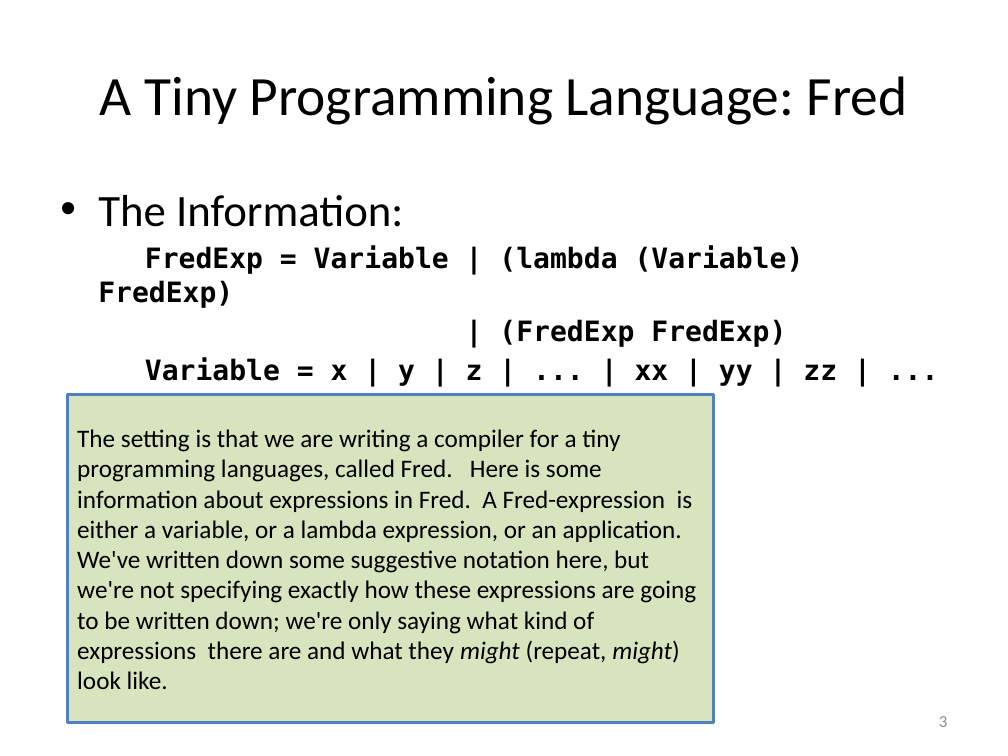
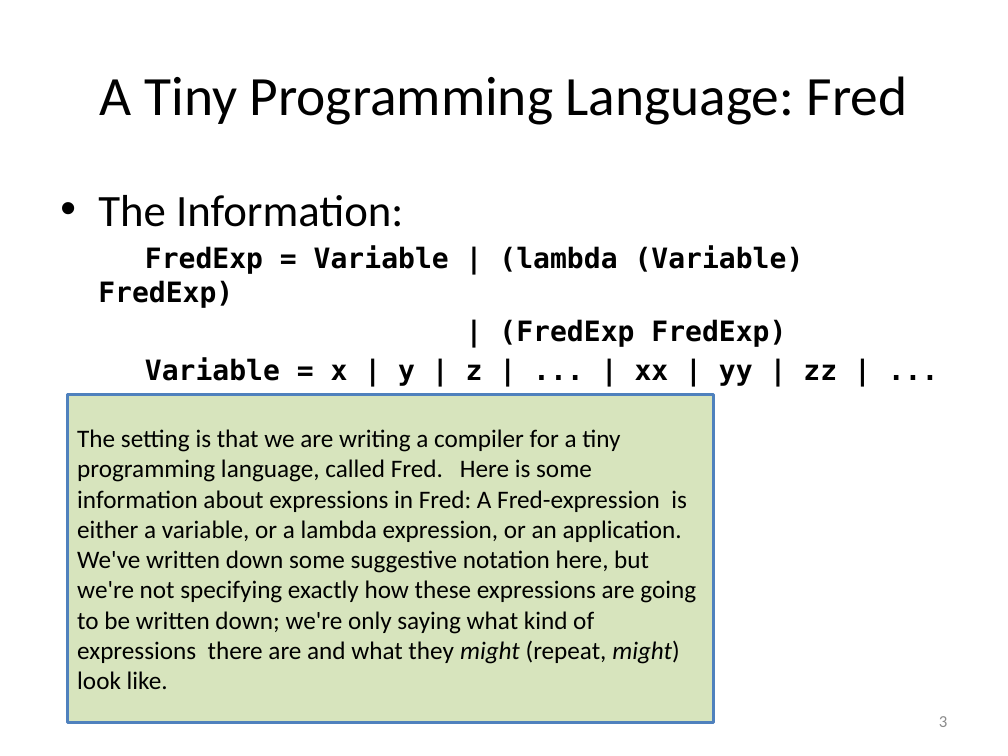
Before and after one commit to mwand/cs5010f16, a slide deck: slide 3 of Slides/Lesson 7.3 Case Study-- Free Variables.pptx. Drawn at 1008x756 pixels with LibreOffice and Linux fonts; fonts in the diff are those of the drawing. Boxes give left, top, right and bottom in pixels: in the first picture for what was removed or moved away, otherwise in the second. Text is boxed around its words. In the diff, an @@ line names an element or a change of style, - is before the commit and + after.

```diff
--- a/Slides/Lesson 7.3 Case Study-- Free Variables.pptx
+++ b/Slides/Lesson 7.3 Case Study-- Free Variables.pptx
@@ text in rectangle at [77,429,696,689]: text changed @@
-The setting is that we are writing a compiler for a tiny programming languages, called Fred. Here is some information about expressions in Fred. A Fred-expression is either a variable, or a lambda expression, or an application. We've written down some suggestive notation here, but we're not specifying exactly how these expressions are going to be written down; we're only saying what kind of expressions there are and what they might (repeat, might) look like.
+The setting is that we are writing a compiler for a tiny programming language, called Fred. Here is some information about expressions in Fred: A Fred-expression is either a variable, or a lambda expression, or an application. We've written down some suggestive notation here, but we're not specifying exactly how these expressions are going to be written down; we're only saying what kind of expressions there are and what they might (repeat, might) look like.
```
Also in this commit, not shown: 7 other slides changed, 3 slides added, 4 slides removed, 29 other files.
